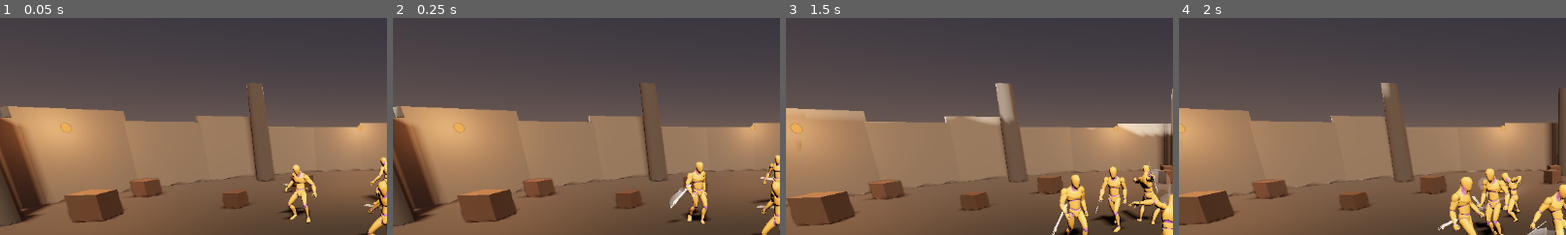
Above: before the commit, frames 1-4 (left to right).
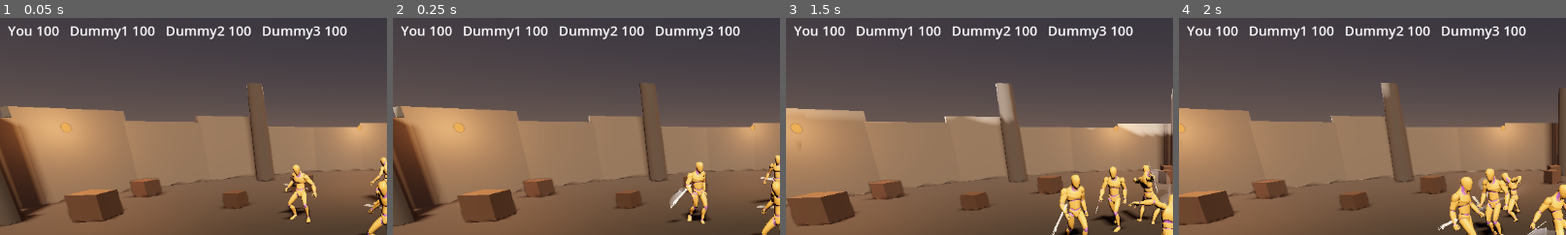
Above: after the commit, the same moments.

Repository: Xollonox/Game
Game: Godot game, scene res://scenes/arena.tscn
Same seed, same stepped clock (60 frames per second), same inputs: the game is played once before the commit and once after it.
Inputs (mouse positions are % of the whole screen's width and height, from its top left):
- Up to frame 1 (0.05 s): no input
- Up to frame 2 (0.25 s): no input
- Up to frame 3 (1.5 s): tap Enter at 0.5 s; move the mouse to (72, 45) at 0.52 s; hold D (move_right) 0.53-1.25 s; tap R at 0.6 s; click (72, 45) at 0.67 s; drag from (30, 55) to (45, 70) at 1.27 s
- Up to frame 4 (2 s): no input
The pictures show only the part of the screen within x 0-50%, y 6-56%; the shares and areas given below are measured in that part.

The runs differ from the first frame. In frame 1, 1.9% of the frame differs, in the area x 2-90%, y 3-10%; in frame 2, 1.9%; in frame 3, 1.9%; in frame 4, 1.9%.

Commit message:
Health/death + Phase 6 UI, weapon-clash SFX, plan check-off
- KickbackActor: per-fighter health keyed off the impact tier that fired;
  death drops the rig into persistent (limp) ragdoll so downed fighters
  stay down, and a died signal lets the arena react.
- Player/enemy AI stop acting when dead or when their target is.
- Arena HUD: per-fighter health readout, YOU DIED overlay, R-to-restart
  (Phase 6 basic UI).
- PhysicsSword: blade-on-blade clashes ring CombatFX.play_clash off the
  relative blade-tip speed, deduped across the two blades (Phase 5 SFX).
- PLAN.md: Phase 5 fully checked off; camera feel + basic UI checked off
  under Phase 6.
- docs/: web build re-exported against the new code.

Diff:
--- a/scripts/arena.gd
+++ b/scripts/arena.gd
@@ -12,6 +12,11 @@
 @onready var state_label: Label = $HUD/StateLabel
 @onready var log_label: Label = $HUD/LogLabel
 @onready var touch_controls: TouchControls = $TouchControls
+
+## Phase 6 UI: per-fighter health readout and the death overlay, built in code
+## so the arena scene stays a greybox.
+var health_label: Label
+var death_overlay: Label
 
 ## Peak positional shake in metres at severity 1.0. Small on purpose — camera
 ## shake that reads as "impact" rather than "earthquake" is a few centimetres.
@@ -31,6 +36,7 @@
 		player.touch_controls = touch_controls
 		if player.has_signal("landed_hit"):
 			player.landed_hit.connect(_on_landed_hit)
+		player.died.connect(_on_actor_died)
 	if touch_controls:
 		touch_controls.camera_dragged.connect(_on_camera_dragged)
 	CombatFX.shake_requested.connect(_on_shake_requested)
@@ -39,6 +45,8 @@
 		if node is Enemy:
 			node.target = player
 			node.landed_hit.connect(_on_enemy_landed_hit)
+			node.died.connect(_on_actor_died)
+	_build_hud()
 	_log_line("WASD/joystick move · SPACE/button swing · 1/2/3 hit self · drag orbit")
 
 
@@ -57,6 +65,9 @@
 				_cam_yaw += 0.25
 			KEY_E:
 				_cam_yaw -= 0.25
+			KEY_R:
+				if player and player.is_dead():
+					get_tree().reload_current_scene()
 
 
 func _hit_player(profile: ImpactProfile, severity: float) -> void:
@@ -91,6 +102,8 @@
 
 	if state_label:
 		state_label.text = "State: %s" % player.get_state_name()
+	if health_label:
+		health_label.text = _health_text()
 
 
 func _on_camera_dragged(delta: Vector2) -> void:
@@ -111,3 +124,40 @@
 		_log.pop_front()
 	if log_label:
 		log_label.text = "\n".join(_log)
+
+
+## Phase 6 basic UI: one line of per-fighter health plus a death overlay with
+## the restart hint. Built in code — nothing here needs scene authoring.
+func _build_hud() -> void:
+	var hud: CanvasLayer = $HUD
+	health_label = Label.new()
+	health_label.position = Vector2(16, 42)
+	health_label.add_theme_font_size_override("font_size", 20)
+	hud.add_child(health_label)
+
+	death_overlay = Label.new()
+	death_overlay.set_anchors_preset(Control.PRESET_FULL_RECT)
+	death_overlay.horizontal_alignment = HORIZONTAL_ALIGNMENT_CENTER
+	death_overlay.vertical_alignment = VERTICAL_ALIGNMENT_CENTER
+	death_overlay.add_theme_font_size_override("font_size", 44)
+	death_overlay.add_theme_color_override("font_color", Color(0.92, 0.18, 0.12))
+	death_overlay.text = "YOU DIED\nPress R to restart"
+	death_overlay.visible = false
+	hud.add_child(death_overlay)
+
+
+func _health_text() -> String:
+	if player.is_dead():
+		return ""
+	var parts: Array[String] = ["You %d" % roundi(player.health)]
+	for node in get_tree().get_nodes_in_group("hittable"):
+		if node is Enemy and not node.is_dead():
+			parts.append("%s %d" % [node.name, roundi(node.health)])
+	return "   ".join(parts)
+
+
+func _on_actor_died(actor: KickbackActor) -> void:
+	if actor == player:
+		death_overlay.visible = true
+	else:
+		_log_line("%s is down" % actor.name)
--- a/scripts/combat_fx.gd
+++ b/scripts/combat_fx.gd
@@ -131,6 +131,21 @@
 	# Heavier hits read lower and louder.
 	pl.pitch_scale = lerpf(1.25, 0.78, severity) * _rng.randf_range(0.95, 1.05)
 	pl.volume_db = lerpf(-10.0, 2.0, severity)
+	pl.play()
+
+
+## Weapon-on-weapon clash (PLAN.md Phase 5, "clash on weapon-weapon contact"):
+## the impact set brightened and softened — at this asset fidelity the punch
+## set pitched past 1.5x reads as metal-on-metal, and it keeps the asset ledger
+## unchanged.
+func play_clash(pos: Vector3, intensity: float) -> void:
+	if _hit_streams.is_empty():
+		return
+	var pl := _take_player()
+	pl.stream = _hit_streams[_rng.randi() % _hit_streams.size()]
+	pl.global_position = pos
+	pl.pitch_scale = lerpf(1.55, 1.9, clampf(intensity, 0.0, 1.0)) * _rng.randf_range(0.95, 1.05)
+	pl.volume_db = lerpf(-12.0, -4.0, clampf(intensity, 0.0, 1.0))
 	pl.play()
 
 
--- a/scripts/enemy.gd
+++ b/scripts/enemy.gd
@@ -60,8 +60,9 @@
 	_timer = maxf(0.0, _timer - delta)
 
 	# While down or getting up the rig owns the body; queuing intent through
-	# that would make it lurch the instant it stands.
-	if is_downed() or not target or target.is_downed():
+	# that would make it lurch the instant it stands. A dead fighter (its own,
+	# or its target's) ends the engagement entirely.
+	if is_dead() or is_downed() or not target or target.is_dead() or target.is_downed():
 		move_dir = Vector3.ZERO
 		_state = State.IDLE
 		return
--- a/scripts/kickback_actor.gd
+++ b/scripts/kickback_actor.gd
@@ -8,6 +8,7 @@
 ## the stagger/ragdoll/recovery signal handling.
 
 signal landed_hit(target_name: String, profile_name: String)
+signal died(actor: KickbackActor)
 
 const IDLE_ANIM := "Sword_Idle"
 const WALK_ANIM := "Walk"
@@ -23,6 +24,16 @@
 ## Spawns a physics sword and grip-follows it to this actor's Hand_R bone.
 @export var carries_sword := true
 
+## PLAN.md Phase 6: a readout-grade health model. Damage is keyed off the
+## impact profile that actually fired, so what drains the bar is the same tier
+## the rig visibly reacted with.
+@export var max_health := 100.0
+const PROFILE_DAMAGE := {&"Light Swing": 8.0, &"Heavy Swing": 20.0, &"Crushing Blow": 40.0}
+
+var health := 100.0
+
+var _dead := false
+
 var kickback_character: KickbackCharacter
 var anim: AnimationPlayer
 var skeleton: Skeleton3D
@@ -39,6 +50,7 @@
 
 
 func _ready() -> void:
+	health = max_health
 	skeleton = KickbackSetup.find_skeleton(model)
 	if not skeleton:
 		push_error("%s: no Skeleton3D found under Model" % name)
@@ -156,13 +168,39 @@
 
 ## Routes a hit into the rig at [param rig_name] ("Chest", "Head", "Hand_R"...).
 func receive_hit_at(rig_name: String, hit_dir: Vector3, profile: ImpactProfile) -> void:
-	if not kickback_character or not _rig_builder:
+	if _dead or not kickback_character or not _rig_builder:
 		return
 	var bodies: Dictionary = _rig_builder.get_bodies()
 	var body: RigidBody3D = bodies.get(rig_name)
 	if not body:
 		return
 	kickback_character.receive_hit(body, hit_dir, body.global_position, profile)
+	_apply_hit_damage(profile)
+
+
+func is_dead() -> bool:
+	return _dead
+
+
+## Phase 6 health: subtract the tier that fired; at zero the fighter stays down.
+func _apply_hit_damage(profile: ImpactProfile) -> void:
+	health = maxf(0.0, health - float(PROFILE_DAMAGE.get(profile.profile_name, 8.0)))
+	if health <= 0.0:
+		_die()
+
+
+## Death reads through the rig, not a canned death animation: a guaranteed
+## ragdoll dropped into persistent (limp) mode, so the body collapses and never
+## stands back up.
+func _die() -> void:
+	_dead = true
+	_downed = true
+	if anim:
+		anim.pause()
+	if kickback_character:
+		kickback_character.set_persistent(true)
+		kickback_character.trigger_ragdoll()
+	died.emit(self)
 
 
 func get_state_name() -> String:
@@ -202,6 +240,11 @@
 
 
 func _on_recovery_finished() -> void:
+	if _dead:
+		# Persistent mode holds the ragdoll; never let a finished recovery
+		# stand a corpse back up.
+		_downed = true
+		return
 	_downed = false
 	if anim:
 		anim.play(IDLE_ANIM, 0.3)
--- a/scripts/physics_sword.gd
+++ b/scripts/physics_sword.gd
@@ -30,6 +30,9 @@
 const STUCK_STIFFNESS_SCALE := 0.12
 const STUCK_DURATION := 0.35
 const HIT_COOLDOWN := 0.4
+## Relative tip speed (m/s) at which blade-on-blade contact rings as a clash.
+const CLASH_SPEED := 3.0
+const CLASH_COOLDOWN := 0.3
 ## Below this tip speed (m/s) a touch doesn't even count as a graze.
 const MIN_HIT_SPEED := 1.2
 ## Tip speed at/above which a hit "sticks" the blade instead of bouncing off.
@@ -58,6 +61,7 @@
 var _stuck_timer := 0.0
 var _hit_cooldown := 0.0
 var _swish_cooldown := 0.0
+var _clash_cooldown := 0.0
 var _trail: SwordTrail
 
 
@@ -90,6 +94,7 @@
 	_stuck_timer = maxf(0.0, _stuck_timer - delta)
 	_hit_cooldown = maxf(0.0, _hit_cooldown - delta)
 	_swish_cooldown = maxf(0.0, _swish_cooldown - delta)
+	_clash_cooldown = maxf(0.0, _clash_cooldown - delta)
 
 	# Check hits with the velocity that produced this step's contacts, before
 	# it gets overwritten below by this tick's spring command.
@@ -159,7 +164,12 @@
 
 	for i in range(state.get_contact_count()):
 		var body := state.get_contact_collider_object(i)
-		if not body is RigidBody3D or not body.has_meta(&"kickback_actor"):
+		if not body is RigidBody3D:
+			continue
+		if body is PhysicsSword:
+			_check_clash(state, i, body, tip_vel)
+			continue
+		if not body.has_meta(&"kickback_actor"):
 			continue
 		var target_actor: KickbackActor = body.get_meta(&"kickback_actor")
 		if not target_actor or target_actor == wielder:
@@ -179,3 +189,16 @@
 		if speed >= STICK_SPEED:
 			_stuck_timer = STUCK_DURATION
 		return
+
+
+## Blade-on-blade contact. Both blades see the same contact on the same step,
+## so only the lower instance id rings it (no doubled clang), and only above a
+## real relative tip speed — two resting blades brushing past doesn't count.
+func _check_clash(state: PhysicsDirectBodyState3D, i: int, other: PhysicsSword, tip_vel: Vector3) -> void:
+	if _clash_cooldown > 0.0 or get_instance_id() > other.get_instance_id():
+		return
+	var rel := (tip_vel - other.get_tip_velocity()).length()
+	if rel < CLASH_SPEED:
+		return
+	_clash_cooldown = CLASH_COOLDOWN
+	CombatFX.play_clash(state.get_contact_collider_position(i), clampf(rel / 15.0, 0.0, 1.0))
--- a/scripts/player.gd
+++ b/scripts/player.gd
@@ -11,6 +11,11 @@
 
 
 func _physics_process(delta: float) -> void:
+	if is_dead():
+		# Dead player: the rig owns the body; no input until the arena restarts.
+		move_dir = Vector3.ZERO
+		return
+
 	var input_2d := Input.get_vector("move_left", "move_right", "move_forward", "move_back")
 	if touch_controls:
 		input_2d = (input_2d + touch_controls.get_move_vector()).limit_length(1.0)
Not shown, changed: PLAN.md
Not shown, changed: docs/index.html
Not shown, changed: docs/index.pck
